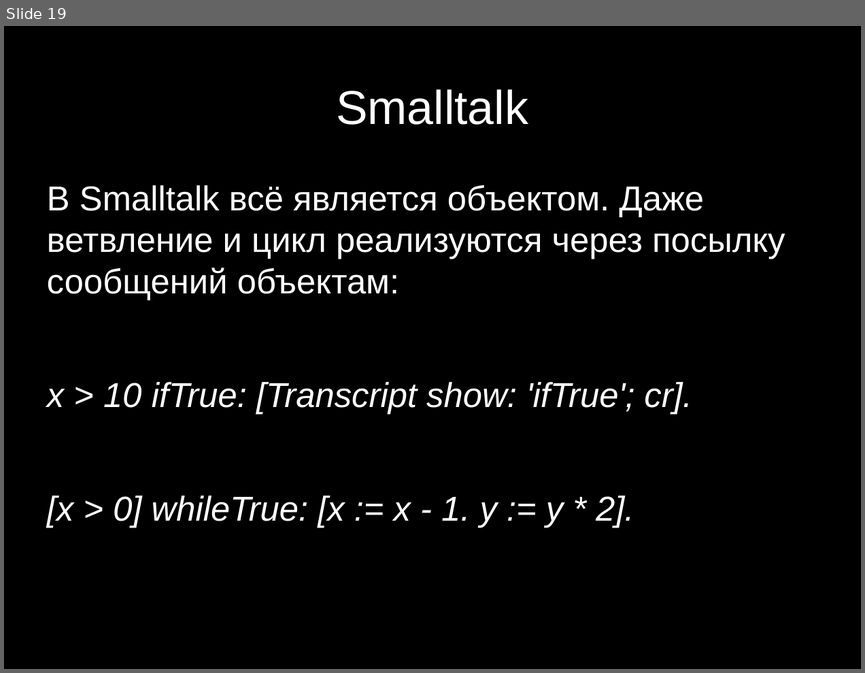
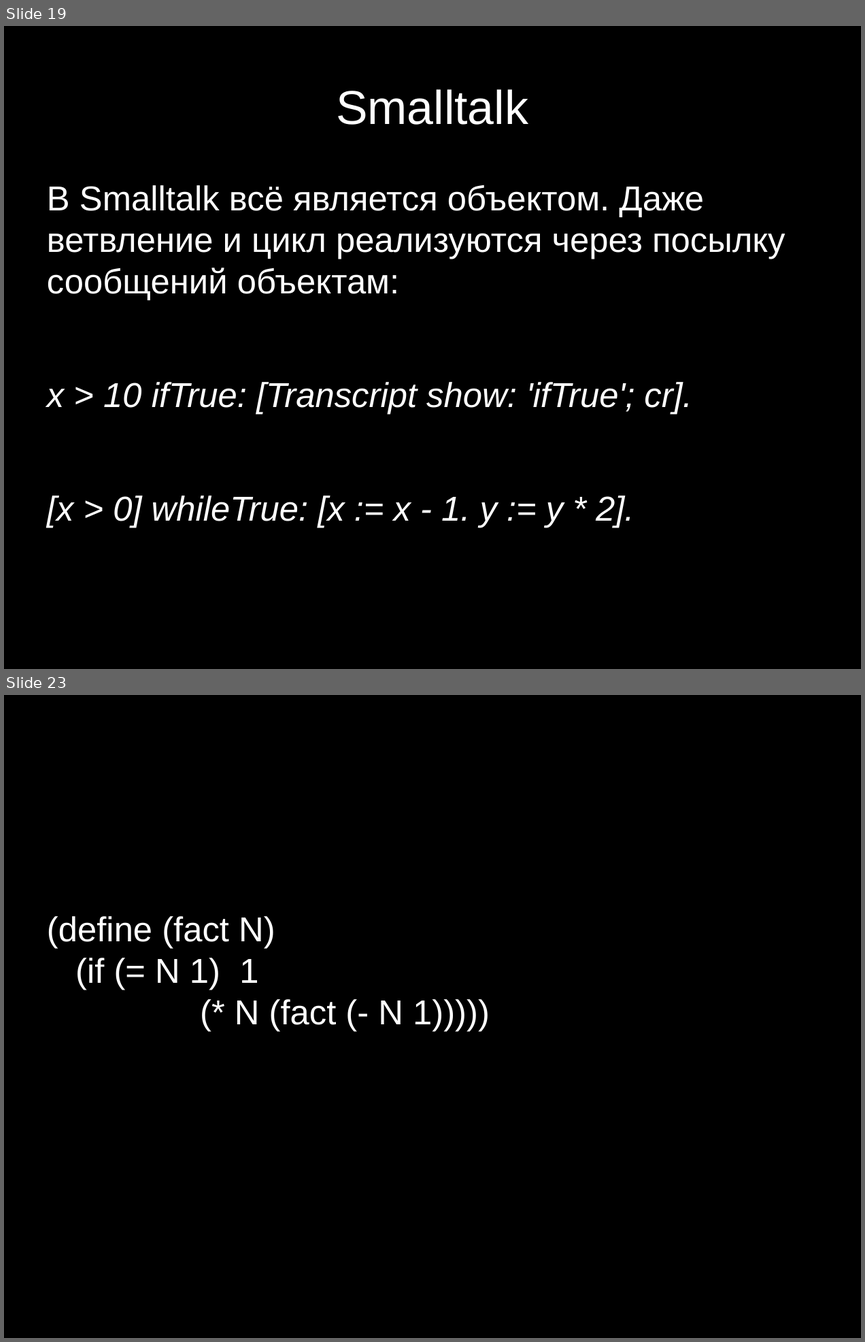
Before and after one commit to reflechant/programming_paradigms_in_history, a slide deck: presentation.odp. Shown one above the other, each under a label of ours: slide 19 before the commit, slides 19 and 23 after it; the slides between them are not shown. The pictures are 865x673 and 865x1342 pixels, drawn with LibreOffice and Linux fonts; fonts in the diff are those of the drawing. Boxes give left, top, right and bottom in pixels: in the first picture for what was removed or moved away, otherwise in the second. Text is boxed around its words. In the diff, an @@ line names an element or a change of style, - is before the commit and + after.

```diff
--- a/presentation.odp
+++ b/presentation.odp
@@ slide 23 added at <box>4,695,861,1338</box>, background #000000 @@
@@ subtitle added at <box>47,916,490,1032</box>, 32 pt, text #FFFFFF @@
+(define (fact N)
+(if (= N 1) 1
+(* N (fact (- N 1)))))
```
Also in this commit, not shown: 4 other slides added, 2 slides removed, 2 other files.
